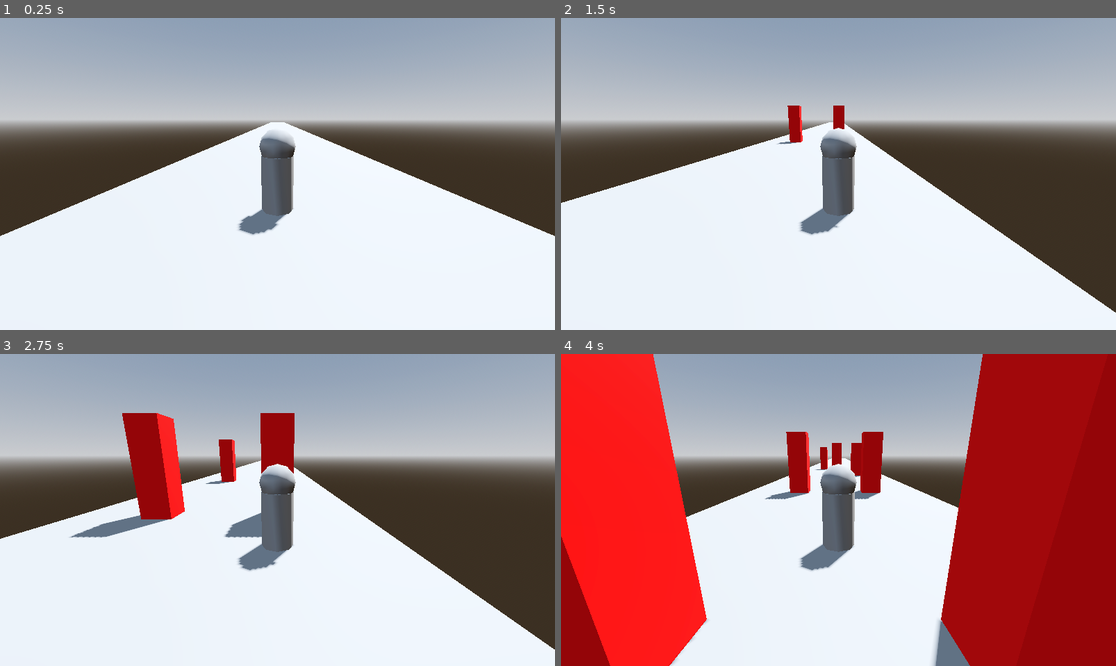
Above: before the commit, frames 1-4 (two rows, left to right).
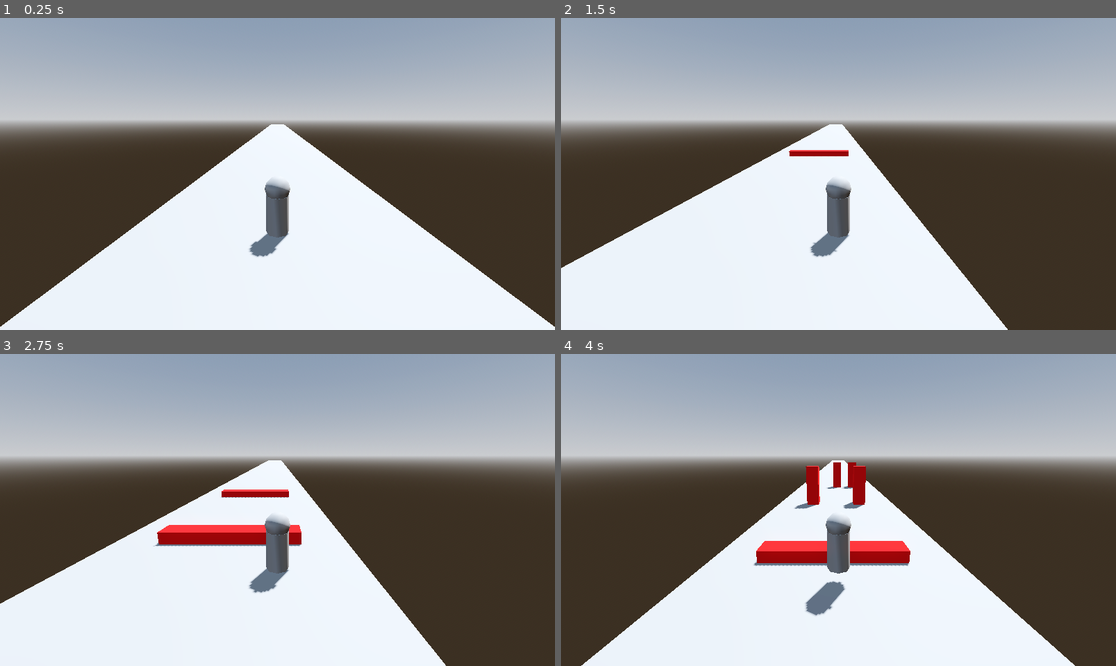
Above: after the commit, the same moments.

Repository: sebastian946/Learn_endless_runner
Game: Godot game, scene res://Scenes/Main.tscn
The game is run twice, just before and just after one commit, with the same random seed, the same clock (stepped at 60 frames per second) and the same inputs.
Inputs:
- Up to frame 1 (0.25 s): no input
- Up to frame 2 (1.5 s): tap Enter (ui_accept) at 0.5, 0.77 s; hold Right (ui_right) 0.53-1.28 s; hold Down (ui_down) from 1.28 s (still down)
- Up to frame 3 (2.75 s): tap Enter (ui_accept) at 1.52 s; release Down (ui_down) at 2.03 s; hold Right (ui_right) from 2.03 s (still down)
- Up to frame 4 (4 s): tap Enter (ui_accept) at 3.02, 3.77 s; release Right (ui_right) at 3.53 s; hold Left (ui_left) from 3.53 s (still down)

The runs differ from the first frame. In frame 1, 17% of the frame differs, in the area x 0-100%, y 33-99%; in frame 2, 16%; in frame 3, 20%; in frame 4, 60%, in the area x 0-100%, y 0-100%.

Commit message:
Complete the lower obstacle and fixed some errors

Diff:
--- a/Scenes/GameManager.gd
+++ b/Scenes/GameManager.gd
@@ -12,12 +12,21 @@
 
 func _on_spawn_timer_timeout() -> void:
 	var obstacleScene = ObstacleScene[randi() % ObstacleScene.size()]
-	var openLane = randi() % 3
-	for i in range(3):
-		if i != openLane:
-			var obstacle = obstacleScene.instantiate()
-			obstacle.position = Vector3(lanePosition[i], 0,SpawnDistance)
-			$ObstacleContainer.add_child(obstacle)
+	var currentOB = obstacleScene.instantiate()
+
+	if currentOB.CurrentObstacleType == Obstacle.ObstacleType.LOW:
+		var obstacle = obstacleScene.instantiate()
+		obstacle.position = Vector3(0, 0,SpawnDistance)
+		$ObstacleContainer.add_child(obstacle)
+		currentOB.queue_free()
+	else:
+		var openLane = randi() % 3
+		for i in range(3):
+			if i != openLane:
+				var obstacle = obstacleScene.instantiate()
+				obstacle.position = Vector3(lanePosition[i], 0,SpawnDistance)
+				$ObstacleContainer.add_child(obstacle)
+		currentOB.queue_free()
 
 
 func _on_score_timer_timeout() -> void:
--- a/Scenes/Main.tscn
+++ b/Scenes/Main.tscn
@@ -1,8 +1,9 @@
-[gd_scene load_steps=9 format=3 uid="uid://blljswsk5sc4o"]
+[gd_scene load_steps=11 format=3 uid="uid://blljswsk5sc4o"]
 
 [ext_resource type="Script" uid="uid://chcpnijcsm2ik" path="res://Scenes/GameManager.gd" id="1_kln2b"]
 [ext_resource type="Script" uid="uid://bsm7te63qn5ct" path="res://Scenes/player.gd" id="1_r150o"]
 [ext_resource type="PackedScene" uid="uid://cx5woti4g3xt1" path="res://Scenes/obstacle/standar_obstacle.tscn" id="2_idj7w"]
+[ext_resource type="PackedScene" uid="uid://ie84wadau2xh" path="res://Scenes/obstacle/lower_obstacle.tscn" id="3_rgh2o"]
 
 [sub_resource type="ProceduralSkyMaterial" id="ProceduralSkyMaterial_c1w88"]
 sky_horizon_color = Color(0.66224277, 0.6717428, 0.6867428, 1)
@@ -19,13 +20,19 @@
 glow_enabled = true
 
 [sub_resource type="CapsuleShape3D" id="CapsuleShape3D_c1w88"]
+radius = 0.37646484
+height = 1.8300781
+
+[sub_resource type="CapsuleShape3D" id="CapsuleShape3D_rgh2o"]
+radius = 0.47027588
+height = 0.95095825
 
 [sub_resource type="BoxShape3D" id="BoxShape3D_c1w88"]
 size = Vector3(10, 0.5, 200)
 
 [node name="GameManager" type="Node3D"]
 script = ExtResource("1_kln2b")
-ObstacleScene = Array[PackedScene]([ExtResource("2_idj7w")])
+ObstacleScene = Array[PackedScene]([ExtResource("2_idj7w"), ExtResource("3_rgh2o")])
 
 [node name="WorldEnvironment" type="WorldEnvironment" parent="."]
 environment = SubResource("Environment_idj7w")
@@ -38,8 +45,13 @@
 transform = Transform3D(1, 0, 0, 0, 1, 0, 0, 0, 1, 0, 1.0085671, 0)
 script = ExtResource("1_r150o")
 
-[node name="CollisionShape3D" type="CollisionShape3D" parent="Player"]
+[node name="StandingCollision" type="CollisionShape3D" parent="Player"]
+transform = Transform3D(1, 0, 0, 0, 1, 0, 0, 0, 1, 0, -0.08496094, 0)
 shape = SubResource("CapsuleShape3D_c1w88")
+
+[node name="CrounchedCollision" type="CollisionShape3D" parent="Player"]
+transform = Transform3D(1, 0, 0, 0, 1, 0, 0, 0, 1, 0, -0.62065125, 0)
+shape = SubResource("CapsuleShape3D_rgh2o")
 
 [node name="Model" type="Node3D" parent="Player"]
 
@@ -53,7 +65,7 @@
 radius = 0.39595252
 
 [node name="Camera3D" type="Camera3D" parent="Player"]
-transform = Transform3D(1, 0, 0, 0, 0.9659259, 0.25881907, 0, -0.25881907, 0.9659258, 0, 1.0283673, 4.403399)
+transform = Transform3D(1, 0, 0, 0, 0.9659259, 0.25881907, 0, -0.25881907, 0.9659258, 0, 2.5145457, 5.9060993)
 
 [node name="Enviorement" type="Node3D" parent="."]
 
--- a/Scenes/Obstacle.gd
+++ b/Scenes/Obstacle.gd
@@ -1,4 +1,5 @@
 extends StaticBody3D
+class_name Obstacle
 
 enum ObstacleType {STANDARD,LOW,HIGH}
 @export var CurrentObstacleType : ObstacleType = ObstacleType.STANDARD
--- a/Scenes/obstacle/lower_obstacle.tscn
+++ b/Scenes/obstacle/lower_obstacle.tscn
@@ -3,22 +3,25 @@
 [ext_resource type="Script" uid="uid://dvijh5r7wxuiv" path="res://Scenes/Obstacle.gd" id="1_7al5f"]
 
 [sub_resource type="BoxShape3D" id="BoxShape3D_r150o"]
-size = Vector3(1, 3.7385864, 1)
+size = Vector3(6, 21.12799, 1)
 
 [sub_resource type="StandardMaterial3D" id="StandardMaterial3D_r150o"]
 albedo_color = Color(1, 0, 0, 1)
 
 [sub_resource type="BoxMesh" id="BoxMesh_r150o"]
 material = SubResource("StandardMaterial3D_r150o")
+size = Vector3(6, 0.5, 1)
 
-[node name="StandarObstacle" type="StaticBody3D"]
+[node name="LowerObstacle" type="StaticBody3D"]
+transform = Transform3D(1, 0, 0, 0, 0.02439624, 0, 0, 0, 1, 0, 0, 0)
 script = ExtResource("1_7al5f")
+CurrentObstacleType = 1
 
 [node name="CollisionShape3D" type="CollisionShape3D" parent="."]
-transform = Transform3D(1, 0, 0, 0, 1, 0, 0, 0, 1, 0, 1.3692932, 0)
+transform = Transform3D(1, 0, 0, 0, 1.0750058, 0, 0, 0, 1, -0.0030517578, 8.552031, 0)
 shape = SubResource("BoxShape3D_r150o")
 
 [node name="MeshInstance3D" type="MeshInstance3D" parent="."]
-transform = Transform3D(1, 0, 0, 0, 3.2432652, 0, 0, 0, 1, 0, 1.5899272, 0)
+transform = Transform3D(1, 0, 0, 0, 49.691494, 0, 0, 0, 1, 0, 8.642159, 0)
 mesh = SubResource("BoxMesh_r150o")
 skeleton = NodePath("../CollisionShape3D")
--- a/Scenes/player.gd
+++ b/Scenes/player.gd
@@ -28,6 +28,7 @@
 		targetLane += 1
 	if Input.is_action_just_pressed("ui_left") and targetLane > Lane.RIGHT:
 		targetLane -= 1
-
+	if Input.is_action_just_pressed("ui_down") and is_on_floor():
+		$StandingCollision.disabled = true
 
 	move_and_slide()
